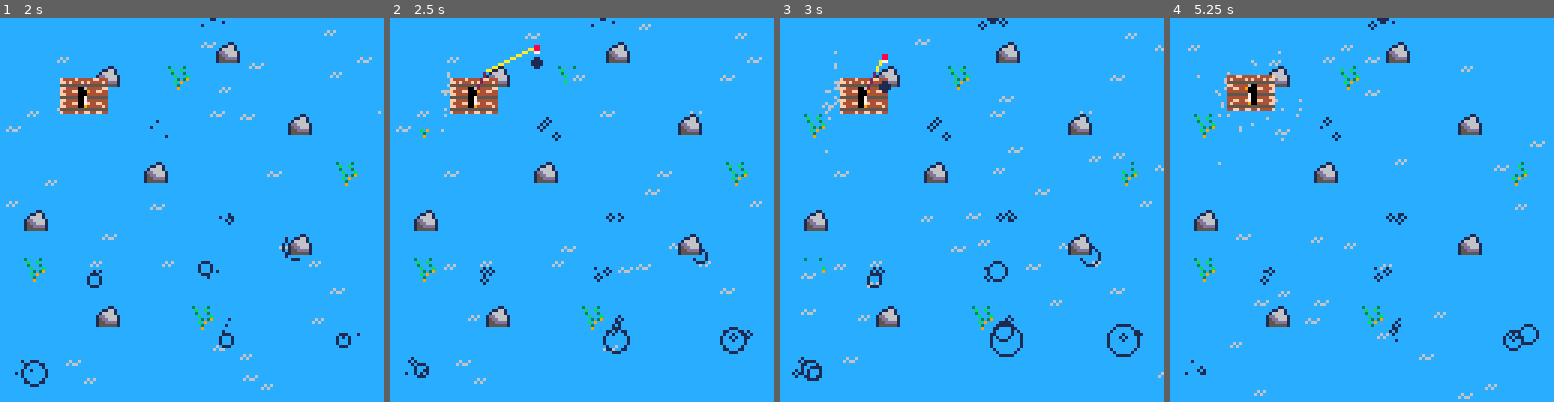
Above: before the commit, frames 1-4 (left to right).
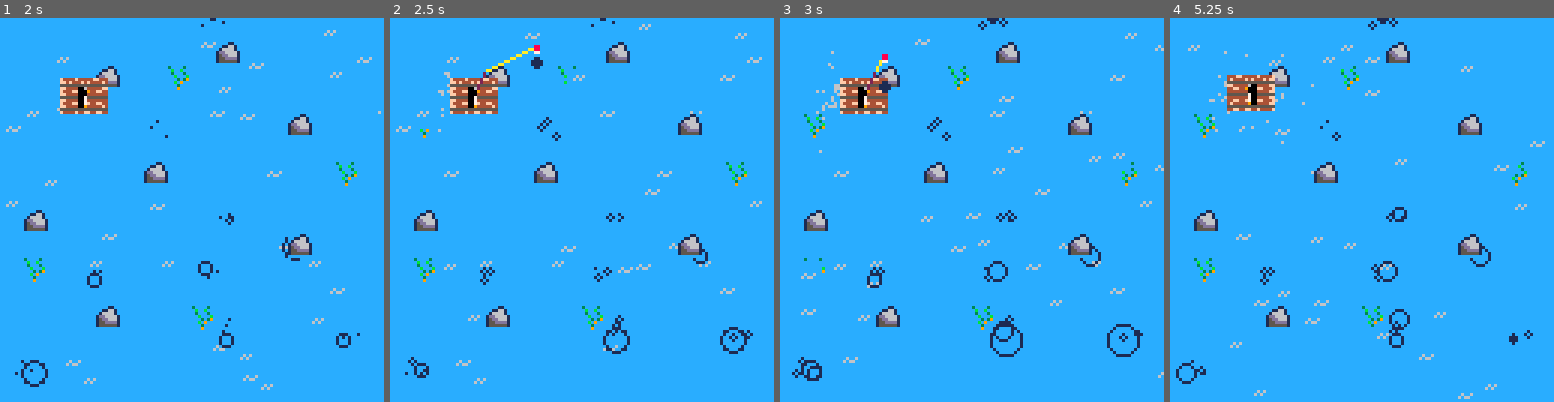
Above: after the commit, the same moments.

Repository: camirmas/carts
Game: PICO-8 cartridge projects/jam.p8
Two runs of this game, one before a commit and one after it. Both use one fixed random seed, a clock stepped at 60 frames per second and the inputs below.
Inputs:
- Up to frame 1 (2 s): tap X (X key) at 0.33, 1.07, 1.85 s; tap O (Z key) at 0.7, 1.7 s; hold Right from 1.6 s (still down)
- Up to frame 2 (2.5 s): release Right at 2.1 s; tap O (Z key) at 2.1 s; hold Up 2.15-2.42 s; hold Right from 2.47 s (still down)
- Up to frame 3 (3 s): keep holding Right; tap O (Z key) at 2.5, 2.9 s; tap X (X key) at 2.97 s
- Up to frame 4 (5.25 s): release Right at 3.03 s; hold Left 3.08-3.58 s; tap O (Z key) every 0.4 s from 3.3 to 4.9 s; hold Down 3.63-3.97 s; hold Right 4.02-4.68 s; tap X (X key) at 4.08, 5.2 s; hold Up 4.73-5.03 s; hold Left from 5.08 s (still down)

Frame 1 is identical in both runs. In frame 2, less than 0.1% of the frame differs, in the area x 12-15%, y 14-30%; in frame 3, 0.2%; in frame 4, 1.1%, in the area x 1-97%, y 0-96%.

Commit message:
Refine boat particles

Diff:
--- a/projects/jam.p8
+++ b/projects/jam.p8
@@ -19,7 +19,6 @@
 n_waves = 10
 n_waves_max = 30
 n_fishing_spots = 5
-n_boat_particles_max = 50
 
 fishing_spots = {}
 waves = {}
@@ -59,34 +58,32 @@
 	if player.cast_dir.x == 1 then
 		x = player.x
 		y = player.y + player.hitbox.y + rnd(player.hitbox.h)
-		vx = -.2 * rnd()
+		vx = -.3 * rnd()
 		vy = .2 * gauss_rng()
 	elseif player.cast_dir.x == -1 then
 		x = player.x + player.hitbox.x + player.hitbox.w
 		y = player.y + player.hitbox.y + rnd(player.hitbox.h)
-		vx = .2 * rnd()
+		vx = .3 * rnd()
 		vy = .2 * gauss_rng()
 	elseif player.cast_dir.y == 1 then
 		x = player.x + player.hitbox.x + rnd(player.hitbox.w)
 		y = player.y
 		vx = .2 * gauss_rng()
-		vy = -.2 * rnd()
+		vy = -.3 * rnd()
 	elseif player.cast_dir.y == -1 then
 		x = player.x + player.hitbox.x + rnd(player.hitbox.w)
 		y = player.y + player.hitbox.y + player.hitbox.h
 		vx = .2 * gauss_rng()
-		vy = .2 * rnd()
+		vy = .3 * rnd()
 	end
 
-	spd = min(spd, 1)
-
-	for i=1,spd*10 do
+	for i=1,5 do
 		local particle = {
 			x = x,
 			y = y,
 			vx = vx,
 			vy = vy,
-			lifetime = 1.5*30 + 15 * gauss_rng(),
+			lifetime = 1.5*30 + 10 * gauss_rng(),
 			t = 0, -- time alive
 
 			update = function(self)
@@ -558,6 +555,7 @@
 	},
 	game = {
 		_update = function()
+			-- debug = "" .. #boat_particles
 			player:update()
 
 			if btnp(k_O) then
